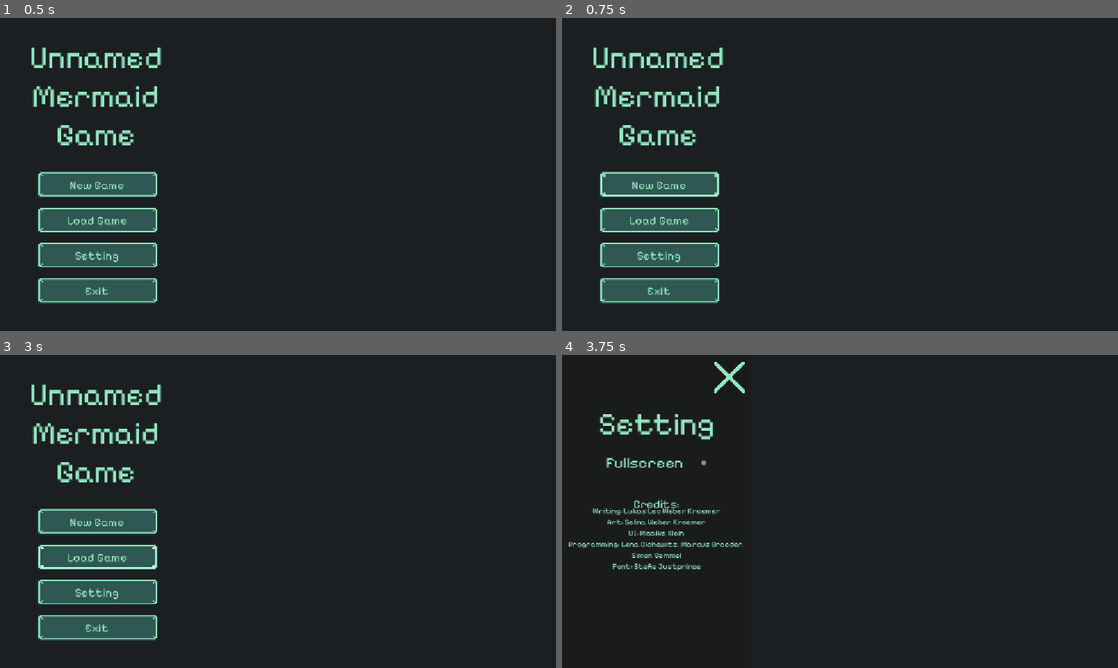
Above: before the commit, frames 1-4 (two rows, left to right).
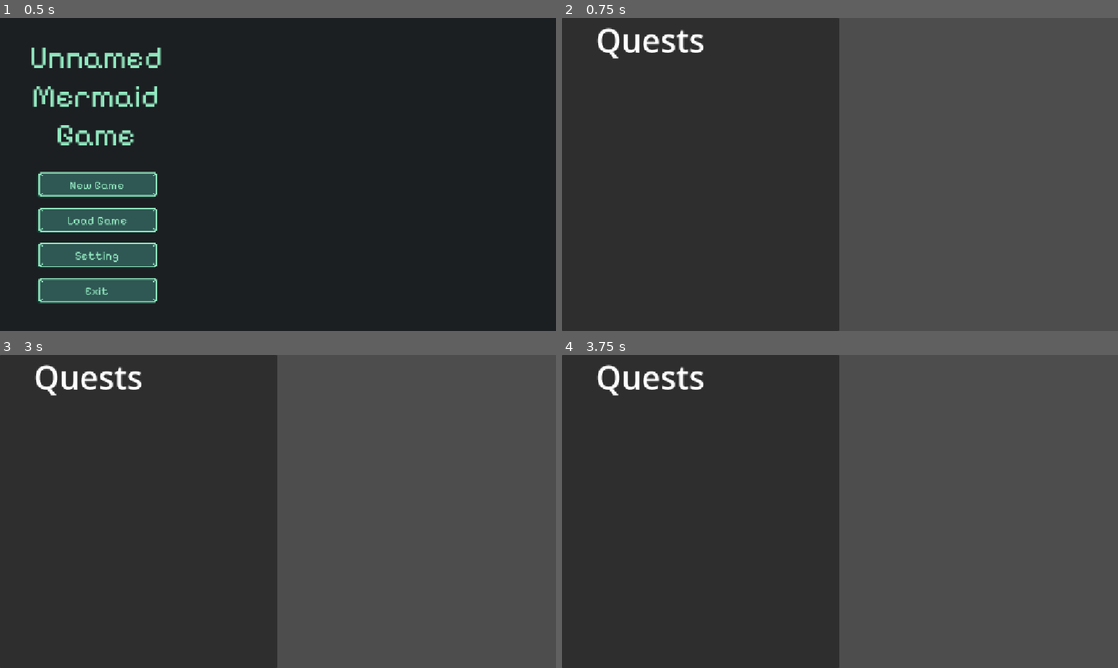
Above: after the commit, the same moments.

Repository: LenaCichewitz/GameJam
Game: Godot game, scene res://scenes/main_scene.tscn
Same seed, same stepped clock (60 frames per second), same inputs: the game is played once before the commit and once after it.
Inputs (mouse positions are in pixels of both pictures, inside the frame that each line leads up to):
- Up to frame 1 (0.5 s): no input
- Up to frame 2 (0.75 s): click "New Game" at 0.5 s
- Up to frame 3 (3 s): click (94, 520) at 1.25 s, where only the run before the commit has a clickable "New Game"; click (94, 520) at 2 s, where only the run before the commit has a clickable "New Game"; click (94, 558) at 2.75 s, where only the run before the commit has a clickable "Load Game"
- Up to frame 4 (3.75 s): click (656, 592) at 3.5 s, where only the run before the commit has a clickable "Setting"

Frame 1 is identical in both runs. In frame 2, 60% of the frame differs, in the area x 0-100%, y 0-100%; in frame 3, 60%; in frame 4, 53%.

Commit message:
Start Game go to Game Manager

Diff:
--- a/main_menu.gd
+++ b/main_menu.gd
@@ -17,7 +17,7 @@
 	pass
 
 func _on_new_game_button_pressed() -> void:
-	pass
+	get_tree().change_scene_to_file("res://scenes/ui/management_root.tscn")
 
 func _on_start_pressed() -> void:
 	pass # Replace with function body.
